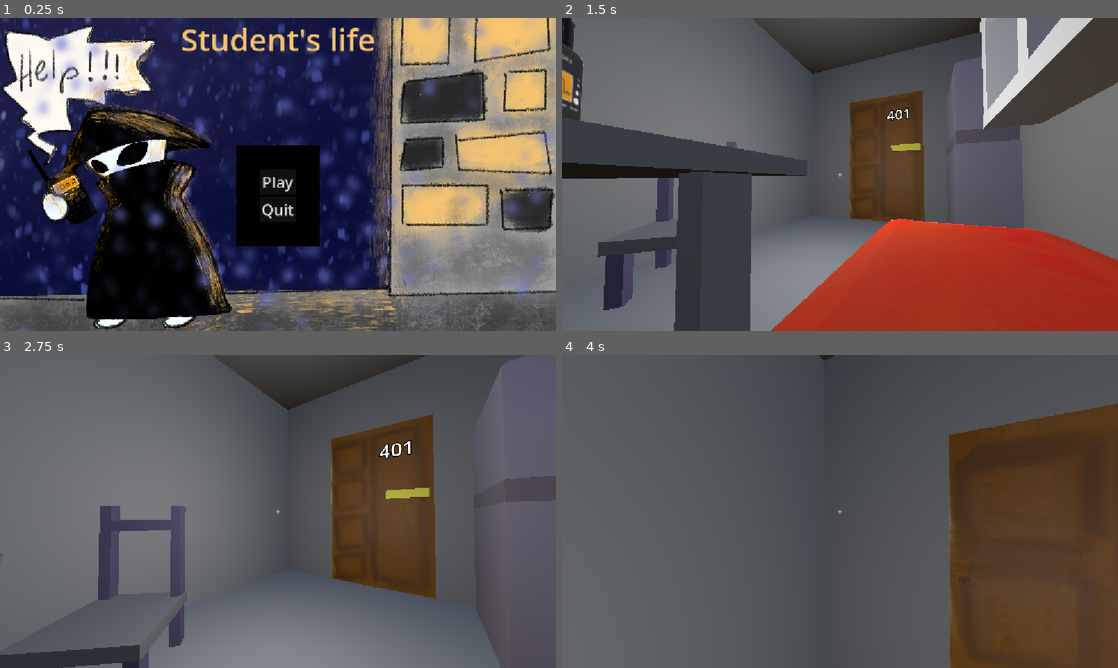
Above: before the commit, frames 1-4 (two rows, left to right).
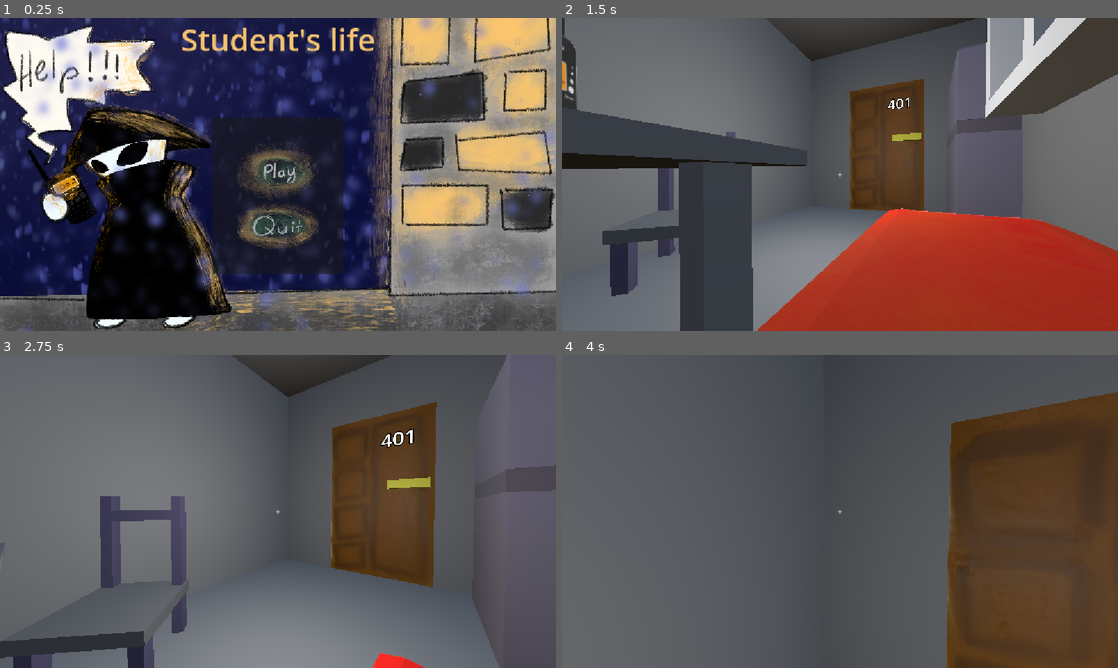
Above: after the commit, the same moments.

Repository: Krikmann/MachineGhost
Game: Godot game, scene res://Content/Menus/MainMenu/main_menu.tscn
Same seed, same stepped clock (60 frames per second), same inputs: the game is played once before the commit and once after it. Sound files missing from this copy of the repository are replaced by a short silence.
Inputs (mouse positions are in pixels of both pictures, inside the frame that each line leads up to; where the layout moved, square brackets give the same spot in the first picture):
- Up to frame 1 (0.25 s): no input
- Up to frame 2 (1.5 s): click (840, 171) [840, 180] at 0.5 s; move the mouse to (867, 174) at 1.27 s; hold W (up) from 1.28 s (still down); hold E (interact) from 1.28 s (still down)
- Up to frame 3 (2.75 s): keep holding W (up); tap Space (jump) at 1.52, 2.27 s; move the mouse to (250, 511) at 2.02 s; release E (interact) at 2.03 s; tap F (sb_voice) at 2.1 s
- Up to frame 4 (4 s): keep holding W (up); move the mouse to (851, 505) at 2.77 s; hold Shift (sprint) 2.78-3.53 s; move the mouse to (834, 517) at 3.52 s; tap E (interact) at 3.6 s; tap Space (jump) at 3.77 s

The runs differ from the first frame. In frame 1, 7.0% of the frame differs, in the area x 38-62%, y 31-82%; in frame 2, 13%, in the area x 0-100%, y 0-100%; in frame 3, 8.1%; in frame 4, 1.4%.

Commit message:
Added menu buttons

Diff:
--- a/ghost-machine/Content/Menus/MainMenu/main_menu.tscn
+++ b/ghost-machine/Content/Menus/MainMenu/main_menu.tscn
@@ -2,9 +2,54 @@
 
 [ext_resource type="Script" uid="uid://co15d81b5h520" path="res://Content/Menus/MainMenu/main_menu.gd" id="1_urgqi"]
 [ext_resource type="Texture2D" uid="uid://kly64yanligw" path="res://Content/Menus/EndMenu/IMG_0039.png" id="2_qjtvx"]
+[ext_resource type="Texture2D" uid="uid://cw4woy36p4crp" path="res://Imported/buttons/play_default.png" id="3_f4ppv"]
+[ext_resource type="Texture2D" uid="uid://brd00ixxnj612" path="res://Imported/buttons/play_active.png" id="4_gcvsa"]
+[ext_resource type="Texture2D" uid="uid://ostu22nq14e2" path="res://Imported/buttons/play_hover.png" id="4_ihb2g"]
+[ext_resource type="Texture2D" uid="uid://cspmb74s2hlad" path="res://Imported/buttons/quit_default.png" id="4_mfxvj"]
+[ext_resource type="Texture2D" uid="uid://ik8csogwygu6" path="res://Imported/buttons/quit_hover.png" id="6_0jmqx"]
+[ext_resource type="Texture2D" uid="uid://dxooyhfde2i22" path="res://Imported/buttons/quit_active.png" id="7_nx8xn"]
 
-[sub_resource type="StyleBoxFlat" id="StyleBoxFlat_qjtvx"]
-bg_color = Color(0.003921569, 0.003921569, 0.003921569, 1)
+[sub_resource type="AtlasTexture" id="AtlasTexture_g28q7"]
+atlas = ExtResource("3_f4ppv")
+region = Rect2(630, 102, 1134, 844)
+
+[sub_resource type="StyleBoxTexture" id="StyleBoxTexture_j3pel"]
+texture = SubResource("AtlasTexture_g28q7")
+
+[sub_resource type="AtlasTexture" id="AtlasTexture_nx8xn"]
+atlas = ExtResource("4_gcvsa")
+region = Rect2(583, 85, 1249, 918)
+
+[sub_resource type="StyleBoxTexture" id="StyleBoxTexture_gcvsa"]
+texture = SubResource("AtlasTexture_nx8xn")
+
+[sub_resource type="AtlasTexture" id="AtlasTexture_ufxek"]
+atlas = ExtResource("4_ihb2g")
+region = Rect2(590, 32, 1312, 976)
+
+[sub_resource type="StyleBoxTexture" id="StyleBoxTexture_sxilu"]
+texture = SubResource("AtlasTexture_ufxek")
+
+[sub_resource type="AtlasTexture" id="AtlasTexture_cenje"]
+atlas = ExtResource("4_mfxvj")
+region = Rect2(447, 136, 1418, 1107)
+
+[sub_resource type="StyleBoxTexture" id="StyleBoxTexture_n8wo2"]
+texture = SubResource("AtlasTexture_cenje")
+
+[sub_resource type="AtlasTexture" id="AtlasTexture_ws4xr"]
+atlas = ExtResource("7_nx8xn")
+region = Rect2(453, 287, 1428, 1110)
+
+[sub_resource type="StyleBoxTexture" id="StyleBoxTexture_k0sxq"]
+texture = SubResource("AtlasTexture_ws4xr")
+
+[sub_resource type="AtlasTexture" id="AtlasTexture_hifqo"]
+atlas = ExtResource("6_0jmqx")
+region = Rect2(407, 133, 1596, 1226)
+
+[sub_resource type="StyleBoxTexture" id="StyleBoxTexture_31wld"]
+texture = SubResource("AtlasTexture_hifqo")
 
 [node name="MainMenu" type="CanvasLayer" unique_id=385488843]
 script = ExtResource("1_urgqi")
@@ -30,7 +75,6 @@
 
 [node name="PanelContainer" type="PanelContainer" parent="MarginContainer/MarginContainer" unique_id=1190985772]
 layout_mode = 2
-theme_override_styles/panel = SubResource("StyleBoxFlat_qjtvx")
 
 [node name="MarginContainer" type="MarginContainer" parent="MarginContainer/MarginContainer/PanelContainer" unique_id=2106273002]
 layout_mode = 2
@@ -44,15 +88,23 @@
 alignment = 1
 
 [node name="PlayButton" type="Button" parent="MarginContainer/MarginContainer/PanelContainer/MarginContainer/VBoxContainer" unique_id=1993864965]
+custom_minimum_size = Vector2(170, 120)
 layout_mode = 2
 theme_override_font_sizes/font_size = 32
-text = "Play
+theme_override_styles/normal = SubResource("StyleBoxTexture_j3pel")
+theme_override_styles/pressed = SubResource("StyleBoxTexture_gcvsa")
+theme_override_styles/hover = SubResource("StyleBoxTexture_sxilu")
+text = "
 "
 
 [node name="QuitButton" type="Button" parent="MarginContainer/MarginContainer/PanelContainer/MarginContainer/VBoxContainer" unique_id=1852139340]
+custom_minimum_size = Vector2(150, 100)
 layout_mode = 2
 theme_override_font_sizes/font_size = 32
-text = "Quit
+theme_override_styles/normal = SubResource("StyleBoxTexture_n8wo2")
+theme_override_styles/pressed = SubResource("StyleBoxTexture_k0sxq")
+theme_override_styles/hover = SubResource("StyleBoxTexture_31wld")
+text = "
 
 "
 
--- a/ghost-machine/project.godot
+++ b/ghost-machine/project.godot
@@ -31,7 +31,7 @@
 
 [editor_plugins]
 
-enabled=PackedStringArray("res://addons/godot_vim/plugin.cfg")
+enabled=PackedStringArray()
 
 [input]
 
Binary file added: ghost-machine/Imported/buttons/play_active.png
Not shown, added: ghost-machine/Imported/buttons/play_active.png.import
Binary file added: ghost-machine/Imported/buttons/play_default.png
Not shown, added: ghost-machine/Imported/buttons/play_default.png.import
Binary file added: ghost-machine/Imported/buttons/play_hover.png
Not shown, added: ghost-machine/Imported/buttons/play_hover.png.import
Binary file added: ghost-machine/Imported/buttons/quit_active.png
Not shown, added: ghost-machine/Imported/buttons/quit_active.png.import
Binary file added: ghost-machine/Imported/buttons/quit_default.png
Not shown, added: ghost-machine/Imported/buttons/quit_default.png.import
Binary file added: ghost-machine/Imported/buttons/quit_hover.png
Not shown, added: ghost-machine/Imported/buttons/quit_hover.png.import
